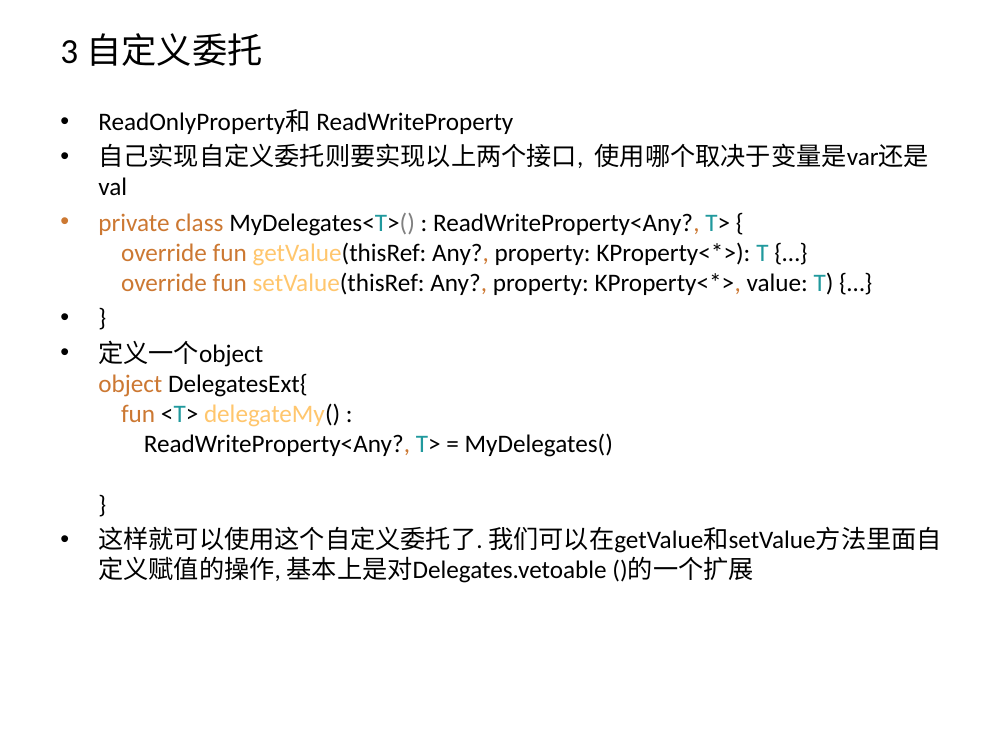
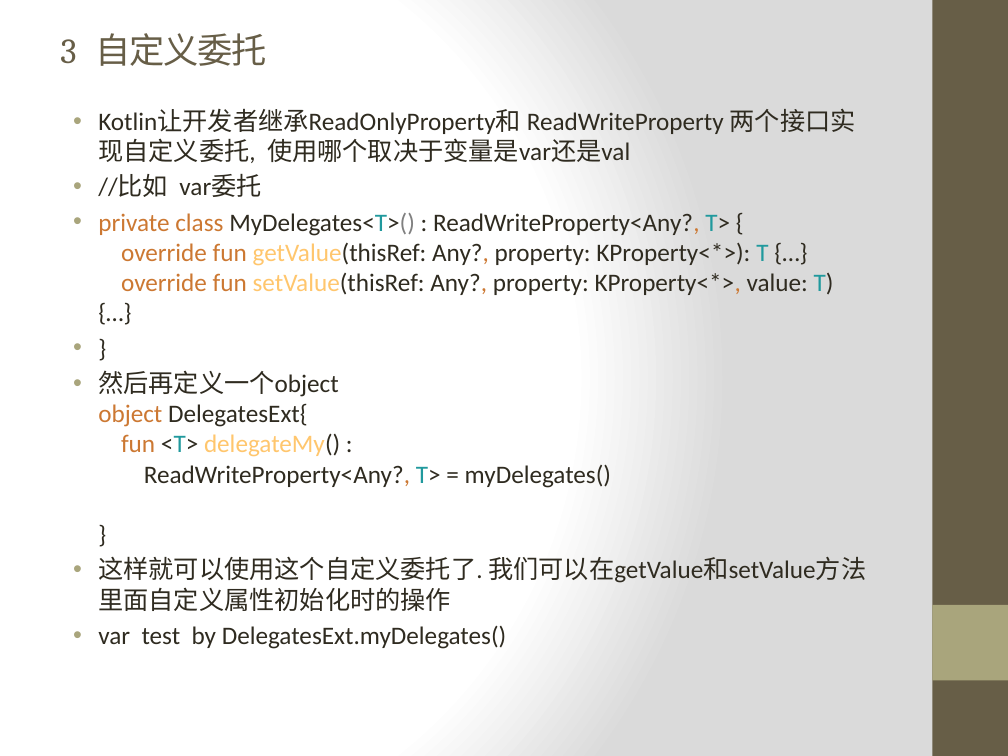
Before and after one commit to zxf2871/KotlinStudy, a slide deck: slide 32 of Kotlin初探.pptx. Drawn at 1008x756 pixels with LibreOffice and Linux fonts; fonts in the diff are those of the drawing. Boxes give left, top, right and bottom in pixels: in the first picture for what was removed or moved away, otherwise in the second. Text is boxed around its words. In the diff, an @@ line names an element or a change of style, - is before the commit and + after.

```diff
--- a/Kotlin初探.pptx
+++ b/Kotlin初探.pptx
@@ background #FFFFFF to gradient #FFFFFF to #DADADA @@
@@ rectangle added at [932, 0, 1008, 756], fill #675E47 @@
@@ title "3 自定义委托" at [60, 33, 267, 66]: font Calibri to Cambria, text colour #000000 to #675E47, letter spacing 0 to -1 pt @@
@@ text at [98, 109, 856, 197]: text changed; text colour #000000 to #2F2B20 @@
-• ReadOnlyProperty和 ReadWriteProperty
-• 自己实现自定义委托则要实现以上两个接口, 使用哪个取决于变量是var还是val
+• Kotlin让开发者继承ReadOnlyProperty和 ReadWriteProperty 两个接口实现自定义委托, 使用哪个取决于变量是var还是val
+• //比如 var委托
@@ text at [98, 213, 834, 295]: text colour #000000 to #2F2B20 in "MyDelegates<T>() : ReadWriteProperty<Any?, T> { getValue(thi ...", "}"; indent changed @@
@@ text at [98, 370, 866, 649]: text changed; text colour #000000 to #2F2B20 @@
-• 定义一个object
-  object DelegatesExt{
-  fun <T> delegateMy() :
-  ReadWriteProperty<Any?, T> = MyDelegates()
-  }
-• 这样就可以使用这个自定义委托了. 我们可以在getValue和setValue方法里面自定义赋值的操作, 基本上是对Delegates.vetoable ()的一个扩展
+• 然后再定义一个object
+  object DelegatesExt{
+  fun <T> delegateMy() :
+  ReadWriteProperty<Any?, T> = myDelegates()
+  }
+• 这样就可以使用这个自定义委托了. 我们可以在getValue和setValue方法里面自定义属性初始化时的操作
+• var test by DelegatesExt.myDelegates()
@@ rectangle added at [932, 605, 1008, 680], fill #A9A57C @@
```
Also in this commit, not shown: 34 other slides changed, 1 slide removed, 1 other file.
